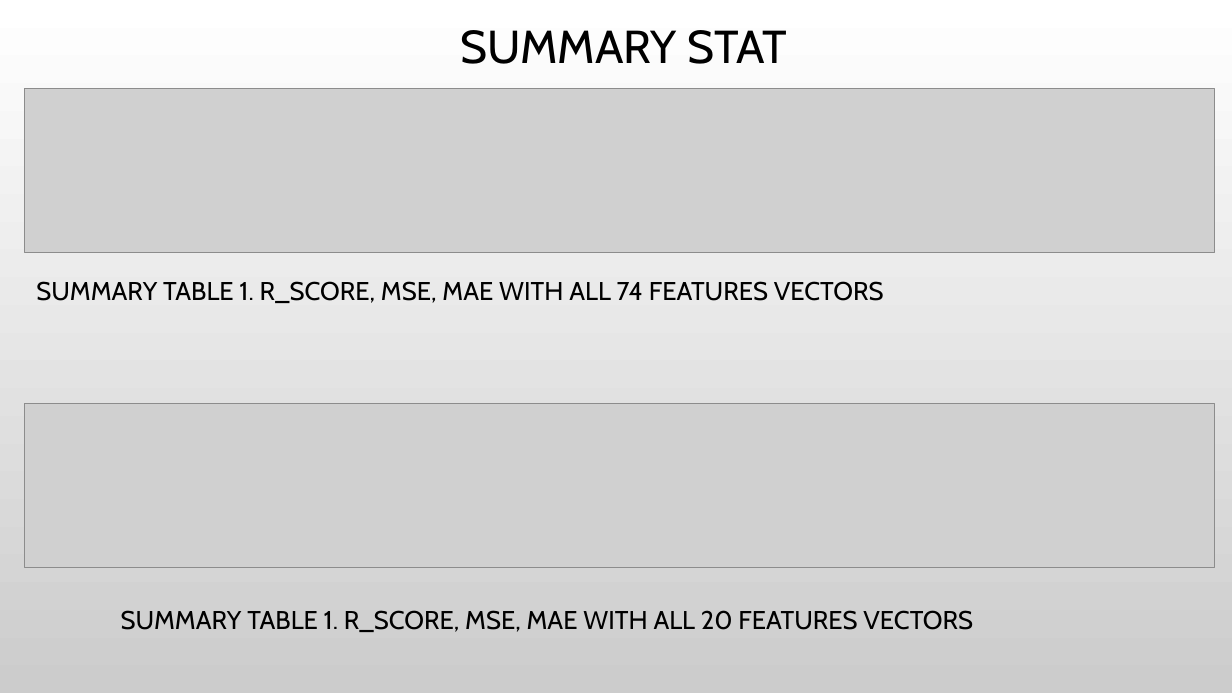
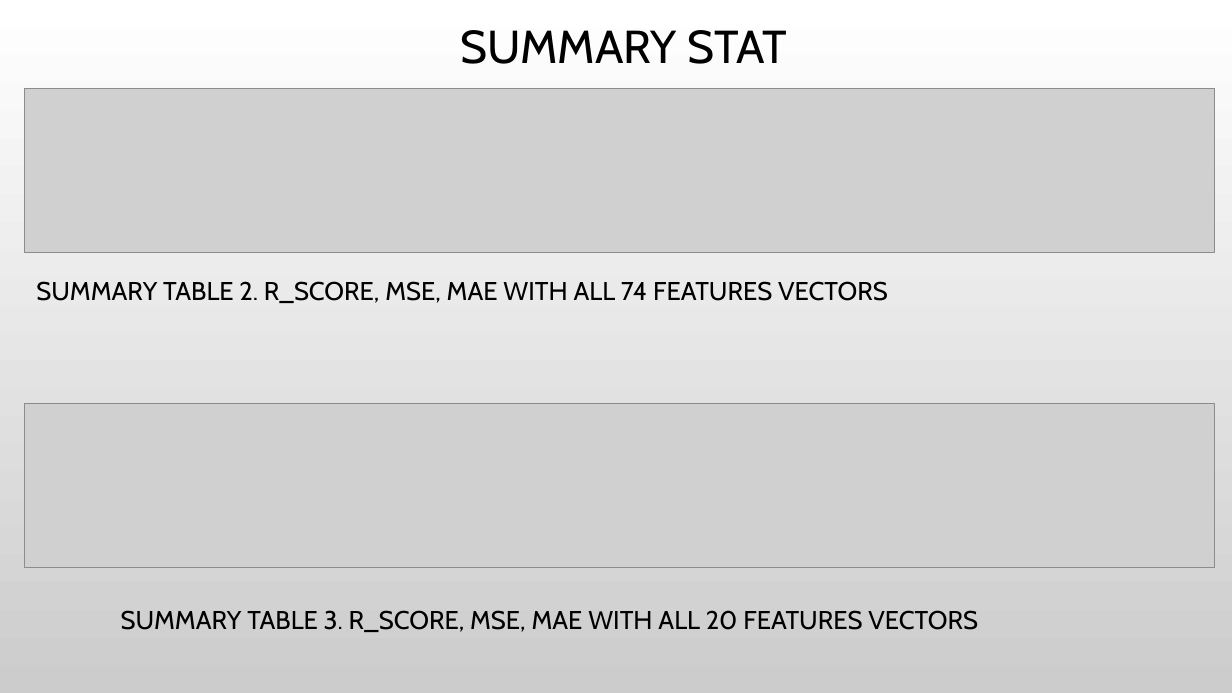
Before and after one commit to Anuujints/FinalUCBX, a slide deck: slide 2 of flu_indicator/data/resources/Presentation1.pptx. Drawn at 1232x693 pixels with LibreOffice and Linux fonts; fonts in the diff are those of the drawing; grey boxes stand for pictures; background and template pictures are left out. Boxes give left, top, right and bottom in pixels: in the first picture for what was removed or moved away, otherwise in the second. Text is boxed around its words. In the diff, an @@ line names an element or a change of style, - is before the commit and + after.

```diff
--- a/flu_indicator/data/resources/Presentation1.pptx
+++ b/flu_indicator/data/resources/Presentation1.pptx
@@ text at (x1=36, y1=281, x2=888, y2=303): text changed @@
-SUMMARY TABLE 1. R_SCORE, MSE, MAE WITH ALL 74 FEATURES VECTORS
+SUMMARY TABLE 2. R_SCORE, MSE, MAE WITH ALL 74 FEATURES VECTORS
@@ text at (x1=121, y1=610, x2=978, y2=632): text changed @@
-SUMMARY TABLE 1. R_SCORE, MSE, MAE WITH ALL 20 FEATURES VECTORS
+SUMMARY TABLE 3. R_SCORE, MSE, MAE WITH ALL 20 FEATURES VECTORS
```
Also in this commit, not shown: 11 other files.
